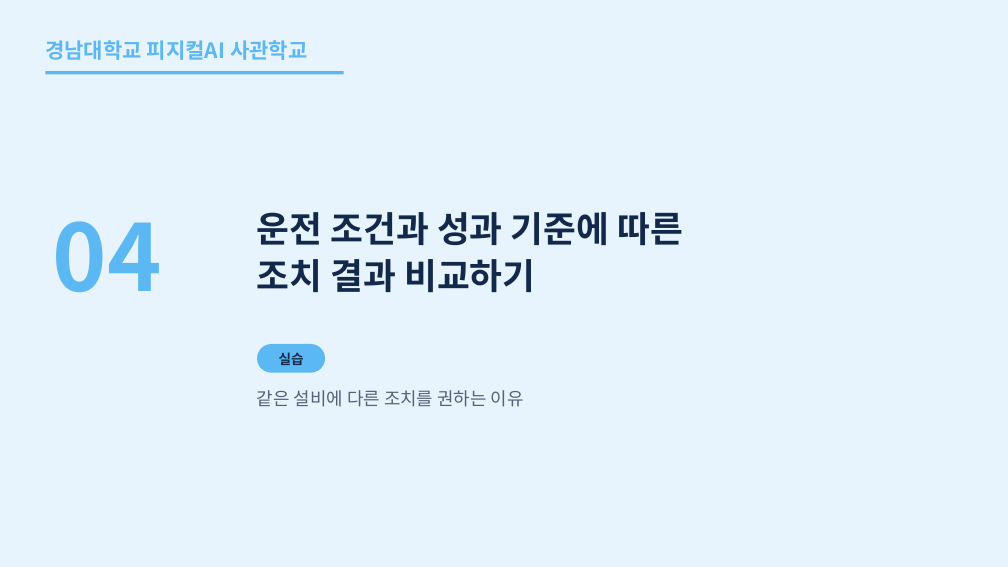
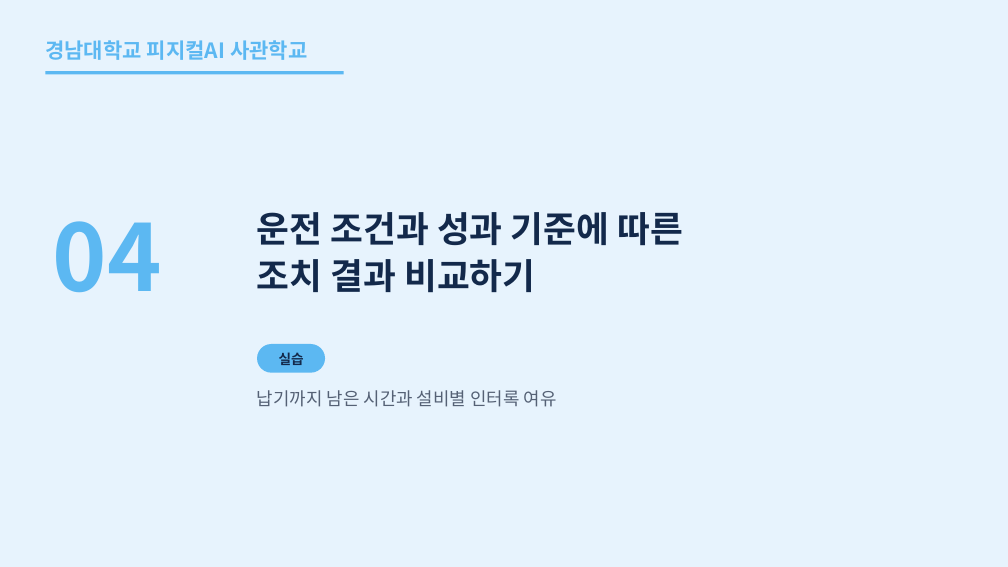
Before and after one commit to uengine-oss/hyd-iot-edu, a slide deck: slide 63 of workspace/강의제작/산출물/통합반/이론/03회차/통합반_03일차.pptx. Drawn at 1008x567 pixels with LibreOffice and Linux fonts; fonts in the diff are those of the drawing. Boxes give left, top, right and bottom in pixels: in the first picture for what was removed or moved away, otherwise in the second. Text is boxed around its words. In the diff, an @@ line names an element or a change of style, - is before the commit and + after.

Commit message:
통합반 3회차 63~64장 납기·인터록 비교를 실습 녹화와 대조하고 소개 및 쉼 확정

```diff
--- a/workspace/강의제작/산출물/통합반/이론/03회차/통합반_03일차.pptx
+++ b/workspace/강의제작/산출물/통합반/이론/03회차/통합반_03일차.pptx
@@ text at bbox=[257, 390, 557, 407]: text changed @@
-같은 설비에 다른 조치를 권하는 이유
+납기까지 남은 시간과 설비별 인터록 여유
```
Also in this commit, not shown: 1 other slide changed, 16 other files.
